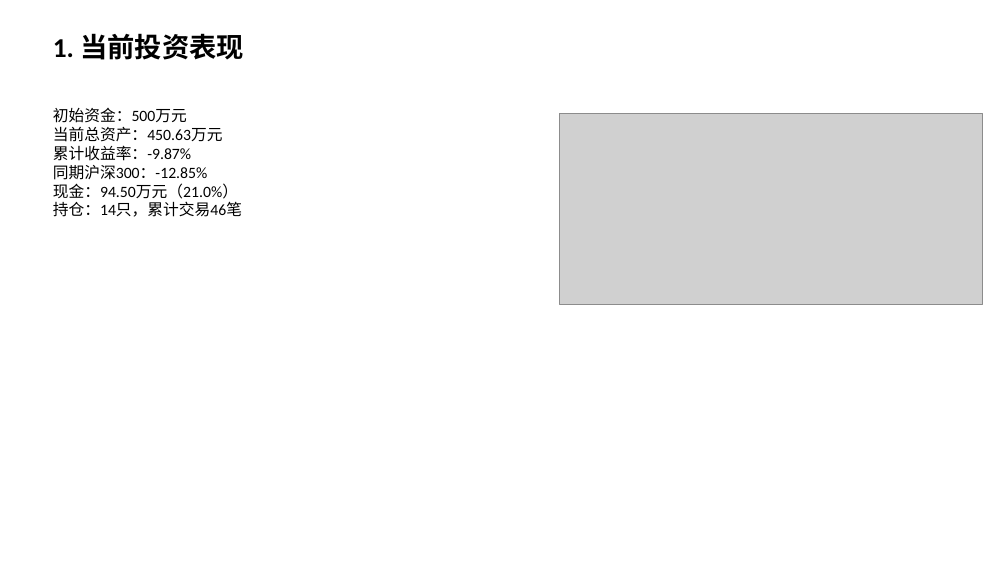
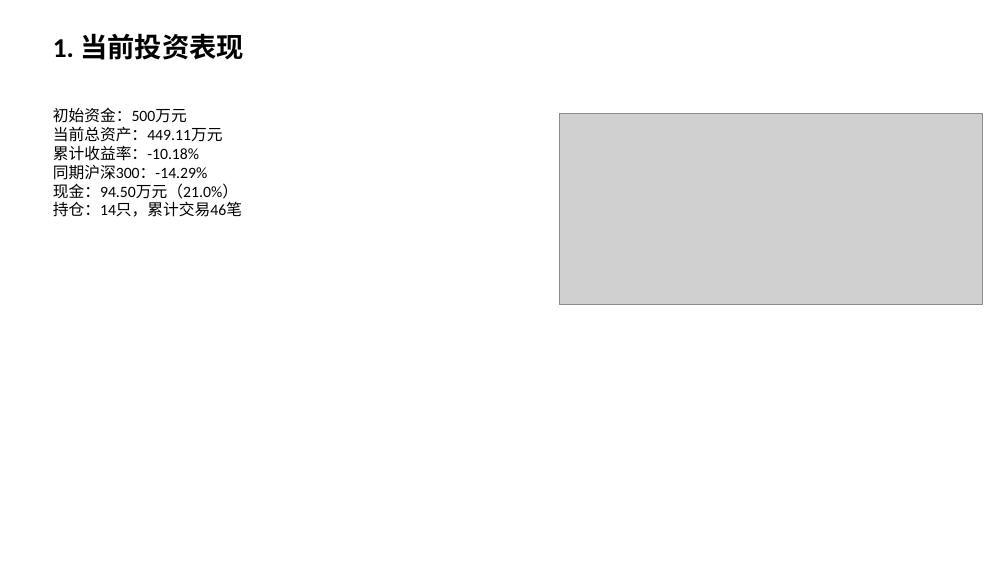
Before and after one commit to Albertdev12/pbl-workflow, a slide deck: slide 2 of outputs/12_中期路演.pptx. Drawn at 1008x567 pixels with LibreOffice and Linux fonts; fonts in the diff are those of the drawing; grey boxes stand for pictures. Boxes give left, top, right and bottom in pixels: in the first picture for what was removed or moved away, otherwise in the second. Text is boxed around its words. In the diff, an @@ line names an element or a change of style, - is before the commit and + after.

```diff
--- a/outputs/12_中期路演.pptx
+++ b/outputs/12_中期路演.pptx
@@ text at bbox=[53, 126, 223, 180]: text changed @@
-当前总资产：450.63万元
-累计收益率：-9.87%
-同期沪深300：-12.85%
+当前总资产：449.11万元
+累计收益率：-10.18%
+同期沪深300：-14.29%
```
Also in this commit, not shown: 3 other slides changed, 55 other files.
